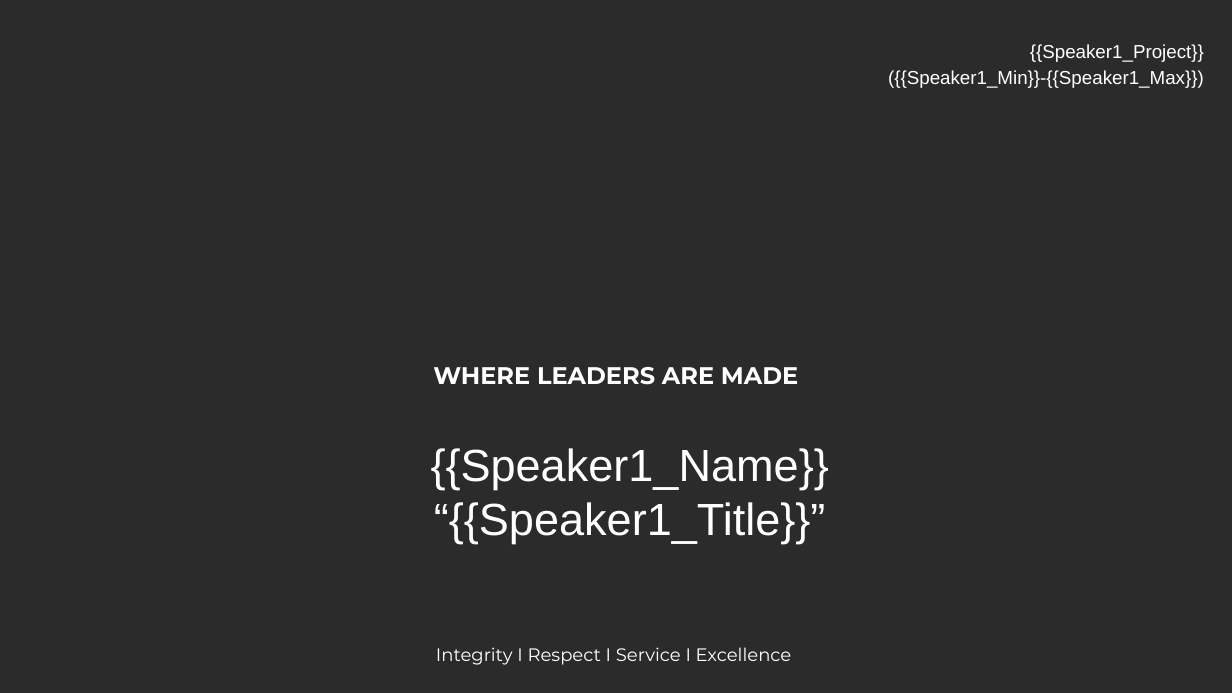
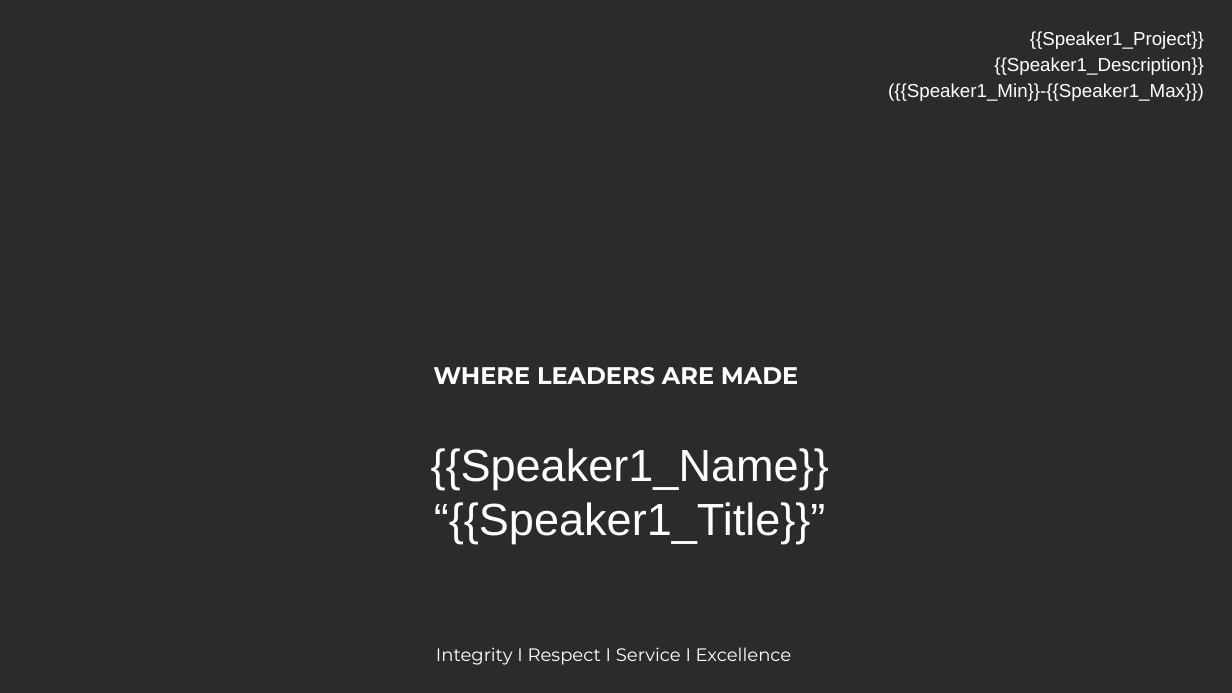
Before and after one commit to haakoaho/EasySpeakTemplate, a slide deck: slide 6 of template.odp. Drawn at 1232x693 pixels with LibreOffice and Linux fonts; fonts in the diff are those of the drawing; background and template pictures are left out; a plain dark background stands for a picture behind light text. Boxes give left, top, right and bottom in pixels: in the first picture for what was removed or moved away, otherwise in the second. Text is boxed around its words. In the diff, an @@ line names an element or a change of style, - is before the commit and + after.

```diff
--- a/template.odp
+++ b/template.odp
@@ text at (994,57,1203,75): paragraph added @@
+{{Speaker1_Description}}
```
Also in this commit, not shown: 1 other slide changed, 2 slides added, 2 slides removed, 3 other files.
